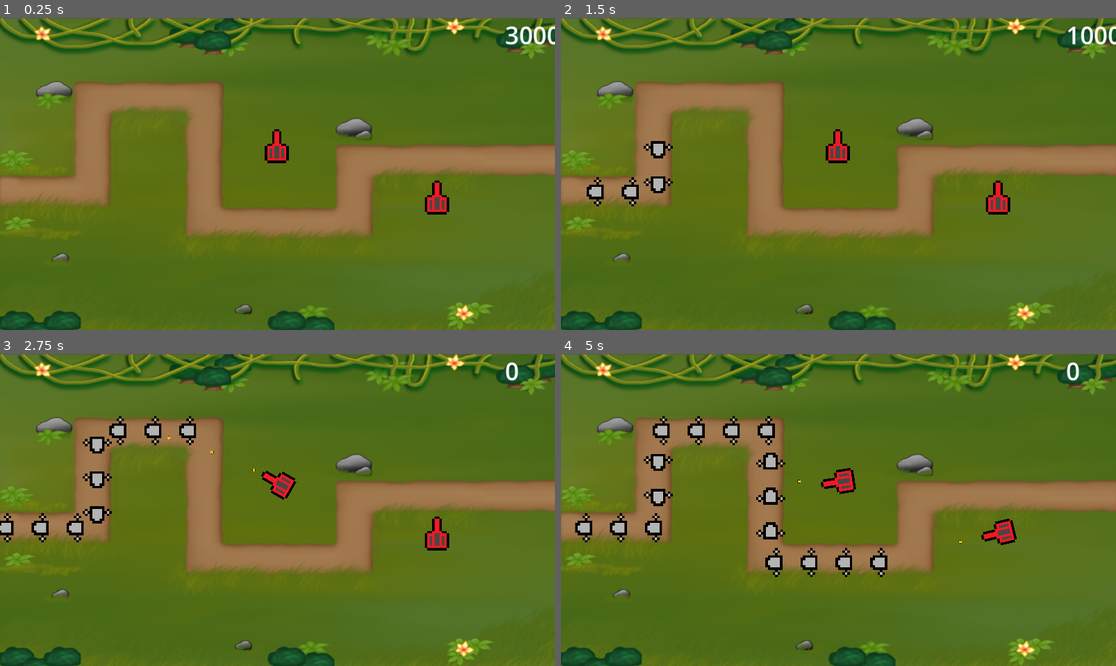
Above: before the commit, frames 1-4 (two rows, left to right).
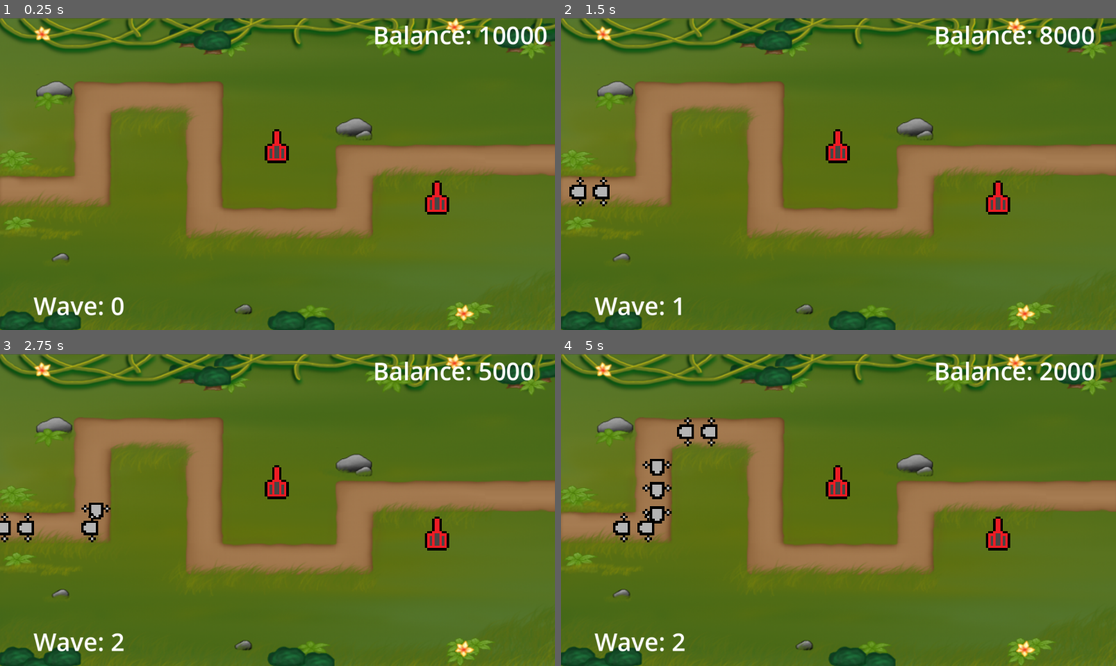
Above: after the commit, the same moments.

Repository: atknony/telemahoss
Game: Godot game, scene res://Scenes/Game.tscn
Two runs of this game, one before a commit and one after it. Both use one fixed random seed, a clock stepped at 60 frames per second and the inputs below.
Inputs:
- Up to frame 1 (0.25 s): no input
- Up to frame 2 (1.5 s): hold 1 (Upgrade1) 0.53-1.28 s; tap 2 (Upgrade2) at 0.6 s; tap W (NextWave, bound only after the commit) at 0.8, 1.35 s
- Up to frame 3 (2.75 s): tap 2 (Upgrade2) at 1.55, 2.1 s; hold 1 (Upgrade1) from 2.03 s (still down); tap W (NextWave, bound only after the commit) at 2.3 s
- Up to frame 4 (5 s): tap W (NextWave, bound only after the commit) at 2.85, 3.8, 4.35 s; tap 2 (Upgrade2) at 3.05, 3.6, 4.55 s; release 1 (Upgrade1) at 3.53 s

The runs differ from the first frame. In frame 1, 1.3% of the frame differs, in the area x 6-100%, y 2-96%; in frame 2, 2.2%; in frame 3, 3.3%; in frame 4, 5.3%, in the area x 2-97%, y 2-96%.

Commit message:
Oynanabilir bir Oyun halinde
W: Yeni Wave
1: Soldaki tareti 1000 coinle upgradele
2: Sağdaki tareti 1000 coinle upgradele

Diff:
--- a/Scenes/Game.tscn
+++ b/Scenes/Game.tscn
@@ -1,10 +1,73 @@
-[gd_scene load_steps=14 format=3 uid="uid://b77kdm8e0qx48"]
+[gd_scene load_steps=18 format=3 uid="uid://b77kdm8e0qx48"]
 
 [ext_resource type="Script" uid="uid://d0ecyysn3ph1x" path="res://Scripts/game.gd" id="1_gl6un"]
 [ext_resource type="Texture2D" uid="uid://c7k25f7p02k0v" path="res://Assets/Dümenden/dümenMap.png" id="1_iukft"]
-[ext_resource type="PackedScene" uid="uid://7lrp8hgt4j6j" path="res://Scenes/Level2Turret.tscn" id="2_2irst"]
+[ext_resource type="PackedScene" uid="uid://c635bvptrdw0d" path="res://Scenes/bullet.tscn" id="2_7lihs"]
 [ext_resource type="PackedScene" uid="uid://xxwaps0biq8j" path="res://Scenes/Enemy.tscn" id="2_j5yw3"]
+[ext_resource type="Texture2D" uid="uid://bjakvvax6o81d" path="res://Assets/Dümenden/turretRed.png" id="3_fgofq"]
 [ext_resource type="PackedScene" uid="uid://dhwng3c36gswq" path="res://Scenes/Turret.tscn" id="4_kldst"]
+
+[sub_resource type="GDScript" id="GDScript_2irst"]
+script/source = "extends Area2D
+
+@export var bullet_scene: PackedScene
+@export var fire_rate := 0.1  # saniyede 1 mermi
+
+var enemies_in_range: Array[Area2D] = []
+var fire_timer := 0.0
+
+func _process(delta):
+	fire_timer -= delta
+	var target = get_closest_enemy()
+
+	if fire_timer <= 0 and target:
+		shoot(target)
+		fire_timer = fire_rate
+	if target:
+		rotation = (target.global_position - global_position).angle() + PI / 2
+
+func get_closest_enemy() -> Area2D:
+	var closest: Area2D = null
+	var min_distance = INF
+
+	for enemy in enemies_in_range:
+		if is_instance_valid(enemy):
+			var dist = global_position.distance_to(enemy.global_position)
+			if dist < min_distance:
+				min_distance = dist
+				closest = enemy
+	return closest
+
+func shoot(enemy):
+	var bullet = bullet_scene.instantiate()
+	bullet.global_position = position
+	bullet.direction = (enemy.global_position - global_position).normalized()
+	get_tree().current_scene.add_child(bullet)
+
+func _on_area_shape_entered(area_rid: RID, area: Area2D, area_shape_index: int, local_shape_index: int) -> void:
+	if area.is_in_group(\"Enemies\") and !enemies_in_range.has(area):
+		enemies_in_range.append(area)
+
+func _on_area_shape_exited(area_rid: RID, area: Area2D, area_shape_index: int, local_shape_index: int) -> void:
+	if enemies_in_range.has(area):
+		enemies_in_range.erase(area)
+"
+
+[sub_resource type="CircleShape2D" id="CircleShape2D_8m3st"]
+radius = 6.25
+
+[sub_resource type="PackedScene" id="PackedScene_bf53h"]
+_bundled = {
+"conn_count": 1,
+"conns": PackedInt32Array(0, 0, 10, 9, 2, 0, 0),
+"editable_instances": [],
+"names": PackedStringArray("Area2D", "scale", "script", "bullet_scene", "Sprite2D", "texture_filter", "texture", "CollisionShape2D", "shape", "_on_area_shape_entered", "area_shape_entered"),
+"node_count": 3,
+"node_paths": [],
+"nodes": PackedInt32Array(-1, -1, 0, 0, -1, 3, 1, 0, 2, 1, 3, 2, 0, 0, 0, 4, 4, -1, 2, 5, 3, 6, 4, 0, 0, 0, 7, 7, -1, 2, 1, 5, 8, 6, 0),
+"variants": [Vector2(5, 5), SubResource("GDScript_2irst"), ExtResource("2_7lihs"), 3, ExtResource("3_fgofq"), Vector2(8, 8), SubResource("CircleShape2D_8m3st")],
+"version": 3
+}
 
 [sub_resource type="RectangleShape2D" id="RectangleShape2D_j5yw3"]
 size = Vector2(138, 269)
@@ -33,12 +96,12 @@
 [node name="Node2D" type="Node2D"]
 scale = Vector2(1.68, 1.68)
 script = ExtResource("1_gl6un")
-level_2_turret = ExtResource("2_2irst")
+level_2_turret = SubResource("PackedScene_bf53h")
 enemy_scene = ExtResource("2_j5yw3")
 
-[node name="Label" type="Label" parent="."]
-offset_left = 1040.48
-offset_right = 1152.48
+[node name="Balance" type="Label" parent="."]
+offset_left = 768.0
+offset_right = 1152.0
 offset_bottom = 76.0
 theme_override_font_sizes/font_size = 50
 
@@ -50,7 +113,6 @@
 
 [node name="Enemy_Spawn_Time" type="Timer" parent="."]
 wait_time = 0.3
-autostart = true
 
 [node name="Walls" type="StaticBody2D" parent="."]
 
@@ -94,4 +156,11 @@
 position = Vector2(900, 370)
 scale = Vector2(5, 5)
 
+[node name="Wave" type="Label" parent="."]
+offset_left = 69.0
+offset_top = 558.0
+offset_right = 409.0
+offset_bottom = 627.0
+theme_override_font_sizes/font_size = 50
+
 [connection signal="timeout" from="Enemy_Spawn_Time" to="." method="enemy_spawn"]
--- a/Scenes/Level2Turret.tscn
+++ b/Scenes/Level2Turret.tscn
@@ -1,7 +1,5 @@
-[gd_scene load_steps=5 format=3 uid="uid://7lrp8hgt4j6j"]
+[gd_scene load_steps=3 format=3 uid="uid://o5o44msi5l2o"]
 
-[ext_resource type="Script" uid="uid://cvtn5xow03xjw" path="res://Scripts/level_2_turret.gd" id="1_6eepr"]
-[ext_resource type="PackedScene" uid="uid://c635bvptrdw0d" path="res://Scenes/bullet.tscn" id="2_5kxpg"]
 [ext_resource type="Texture2D" uid="uid://bjakvvax6o81d" path="res://Assets/Dümenden/turretRed.png" id="3_w7yxu"]
 
 [sub_resource type="CircleShape2D" id="CircleShape2D_8m3st"]
@@ -9,8 +7,6 @@
 
 [node name="Area2D" type="Area2D"]
 scale = Vector2(5, 5)
-script = ExtResource("1_6eepr")
-bullet_scene = ExtResource("2_5kxpg")
 
 [node name="Sprite2D" type="Sprite2D" parent="."]
 texture_filter = 3
--- a/Scripts/enemy.gd
+++ b/Scripts/enemy.gd
@@ -3,14 +3,14 @@
 @onready var Right = $Right
 @onready var Left = $Left
 @onready var life = $Timer
-@onready var health = 20
+@onready var health = 3
 
 func _ready() -> void:
 	add_to_group("Enemies")
 
 func _process(delta: float) -> void:
 	var direction = Vector2.RIGHT.rotated(rotation - PI / 2)
-	position += direction * 4
+	position += direction * 2
 
 func _on_body_shape_entered(body_rid: RID, body: Node2D, body_shape_index: int, local_shape_index: int) -> void:
 	if Right.is_colliding():
@@ -25,6 +25,6 @@
 func _on_area_entered(area: Area2D) -> void:
 	if (area.is_in_group("Bullet")):
 		health -= 1
-		if health == 0:
+		if health <= 0:
 			get_parent().money += 10
 			queue_free()
--- a/Scripts/game.gd
+++ b/Scripts/game.gd
@@ -3,14 +3,17 @@
 @export var level_2_turret : PackedScene
 @export var enemy_scene : PackedScene
 
+@onready var wave_level = 0
+@onready var Wave = $Wave
 @onready var turret1 = $Turret1
 @onready var turret2 = $Turret2
-@onready var wave_started = true
-@onready var label = $Label
-@onready var money = 3000
+@onready var wave_started = false
+@onready var label = $Balance
+@onready var money = 10000
 
 func _process(delta: float) -> void:
-	label.text = str(money)
+	label.text = "Balance: " + str(money)
+	Wave.text = "Wave: " + str(wave_level)
 	if Input.is_action_just_pressed("Upgrade1"):
 		if money >= 1000:
 			money -= 1000
@@ -19,15 +22,20 @@
 		if money >= 1000:
 			money -= 1000
 			upgrade_turret(turret2)
+	elif Input.is_action_just_pressed("NextWave") && wave_started == false:
+		wave_started = true
+		wave_level += 1
+		for i in range(1,wave_level * 3):
+			enemy_spawn()
+			await get_tree().create_timer(0.4).timeout
+			if i == (wave_level * 3 - 1):
+				wave_started = false
 
 func enemy_spawn() -> void:
-	if wave_started:
-		var enemy = enemy_scene.instantiate()
-		add_child(enemy)
-		enemy.position = Vector2(0,358)
+	var enemy = enemy_scene.instantiate()
+	add_child(enemy)
+	enemy.health = wave_level * 1.1
+	enemy.position = Vector2(0,358)
 
 func upgrade_turret(turret_scene):
-	var level2_turret = level_2_turret.instantiate()
-	level2_turret.position = turret_scene.position
-	remove_child(turret_scene)
-	add_child(level2_turret)
+	turret_scene.fire_rate /= 1.1
--- a/Scripts/level_2_turret.gd
+++ /dev/null
@@ -1,43 +0,0 @@
-extends Area2D
-
-@export var bullet_scene: PackedScene
-@export var fire_rate := 0.1  # saniyede 1 mermi
-
-var enemies_in_range: Array[Area2D] = []
-var fire_timer := 0.0
-
-func _process(delta):
-	fire_timer -= delta
-	var target = get_closest_enemy()
-
-	if fire_timer <= 0 and target:
-		shoot(target)
-		fire_timer = fire_rate
-	if target:
-		rotation = (target.global_position - global_position).angle() + PI / 2
-
-func get_closest_enemy() -> Area2D:
-	var closest: Area2D = null
-	var min_distance = INF
-
-	for enemy in enemies_in_range:
-		if is_instance_valid(enemy):
-			var dist = global_position.distance_to(enemy.global_position)
-			if dist < min_distance:
-				min_distance = dist
-				closest = enemy
-	return closest
-
-func shoot(enemy):
-	var bullet = bullet_scene.instantiate()
-	bullet.global_position = position
-	bullet.direction = (enemy.global_position - global_position).normalized()
-	get_tree().current_scene.add_child(bullet)
-
-func _on_area_shape_entered(area_rid: RID, area: Area2D, area_shape_index: int, local_shape_index: int) -> void:
-	if area.is_in_group("Enemies") and !enemies_in_range.has(area):
-		enemies_in_range.append(area)
-
-func _on_area_shape_exited(area_rid: RID, area: Area2D, area_shape_index: int, local_shape_index: int) -> void:
-	if enemies_in_range.has(area):
-		enemies_in_range.erase(area)
--- a/project.godot
+++ b/project.godot
@@ -32,6 +32,11 @@
 "events": [Object(InputEventKey,"resource_local_to_scene":false,"resource_name":"","device":-1,"window_id":0,"alt_press …(191 unchanged characters)…
 ]
 }
+NextWave={
+"deadzone": 0.2,
+"events": [Object(InputEventKey,"resource_local_to_scene":false,"resource_name":"","device":-1,"window_id":0,"alt_pressed":false,"shift_pressed":false,"ctrl_pressed":false,"meta_pressed":false,"pressed":false,"keycode":0,"physical_keycode":87,"key_label":0,"unicode":87,"location":0,"echo":false,"script":null)
+]
+}
 
 [rendering]
 
Not shown, removed: Scripts/level_2_turret.gd.uid
